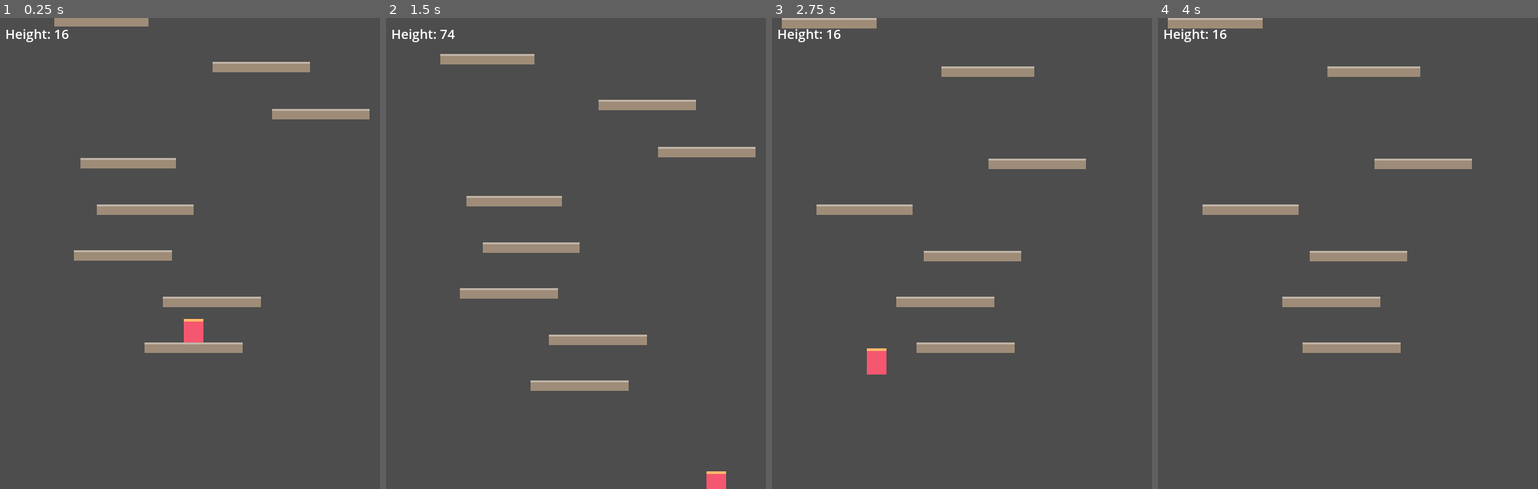
Above: before the commit, frames 1-4 (left to right).
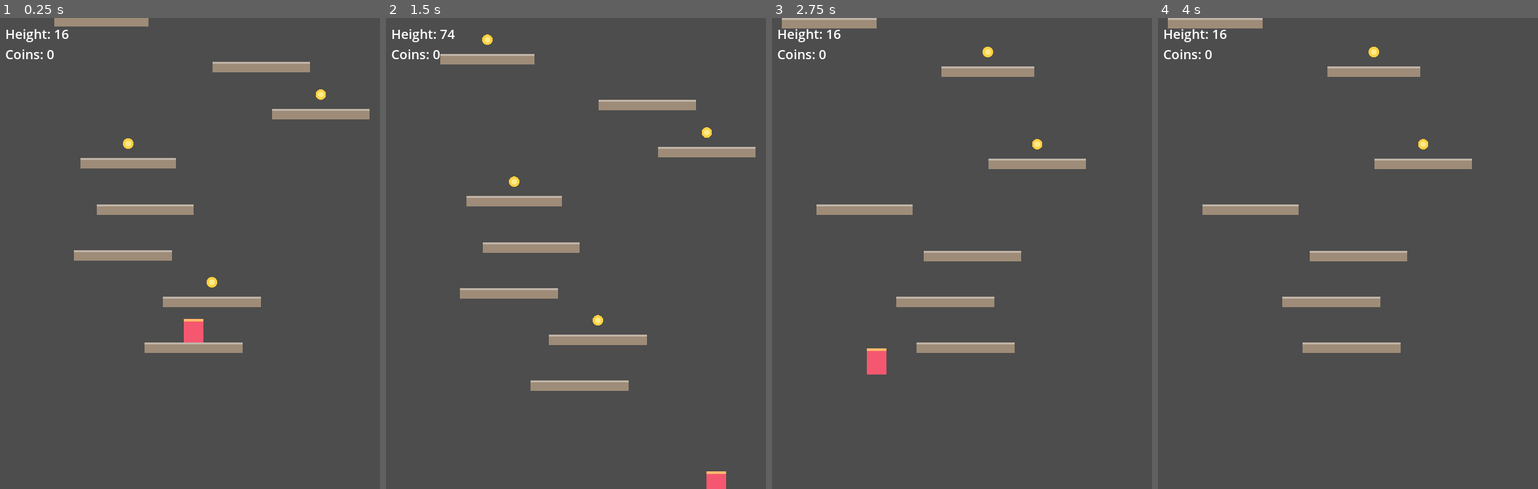
Above: after the commit, the same moments.

Repository: denrod25-del/lava-leap
Game: Godot game, scene res://scenes/boot.tscn
Same seed, same stepped clock (60 frames per second), same inputs: the game is played once before the commit and once after it.
Inputs:
- Up to frame 1 (0.25 s): no input
- Up to frame 2 (1.5 s): tap Enter at 0.5 s; hold D (move_right) from 0.53 s (still down); tap Shift (dash) at 0.6 s; tap Space (jump) at 0.77 s; tap S (fast_fall) at 1.35 s
- Up to frame 3 (2.75 s): tap Space (jump) at 1.52 s; release D (move_right) at 2.03 s; hold A (move_left) from 2.03 s (still down); tap K at 2.1 s
- Up to frame 4 (4 s): release A (move_left) at 2.78 s; hold D (move_right) from 2.78 s (still down); tap Shift (dash) at 2.85 s; tap Space (jump) at 3.02, 3.77 s; hold S (fast_fall) from 3.53 s (still down)

The runs differ from the first frame. In frame 1, 0.3% of the frame differs, in the area x 1-86%, y 6-58%; in frame 2, 0.3%, in the area x 1-86%, y 3-66%; in frame 3, 0.2%; in frame 4, 0.2%.

Commit message:
feat(godot): Phase 2a — collectible coins, crumbling platforms, score HUD
- actors/coin.gd: Area2D coin floating above coin-flagged platforms (parented
  to the platform so it moves/prunes with it); emits collected on player touch.
- platform.gd: crumbling platforms now actually crumble — first stood-on starts
  a 0.45s fuse, then the collision drops out and it fades away.
- game.gd: spawn coins on has_coin platforms, tally them, detect the platform
  underfoot via slide collisions to trigger crumble, HUD shows Height + Coins.

Next in Phase 2: enemies, power-ups, bounce pads, flow/combo, zones+backgrounds.

Co-Authored-By: Claude Opus 4.8 <noreply@anthropic.com>
Claude-Session: https://claude.ai/code/session_012oJfir7nW9hdV6jQEDwbSZ

Diff:
--- /dev/null
+++ b/godot/actors/coin.gd
@@ -0,0 +1,26 @@
+class_name Coin
+extends Area2D
+## A collectible coin that floats above a platform (parented to it, so it moves
+## and prunes with the platform). Emits `collected` when the player touches it.
+
+signal collected
+
+const RADIUS := 8.0
+
+func _ready() -> void:
+	var shape := CircleShape2D.new()
+	shape.radius = RADIUS
+	var col := CollisionShape2D.new()
+	col.shape = shape
+	add_child(col)
+	body_entered.connect(_on_body_entered)
+	queue_redraw()
+
+func _on_body_entered(body: Node) -> void:
+	if body is Player:
+		collected.emit()
+		queue_free()
+
+func _draw() -> void:
+	draw_circle(Vector2.ZERO, RADIUS, Color(1.0, 0.82, 0.25))
+	draw_circle(Vector2.ZERO, RADIUS * 0.55, Color(1.0, 0.92, 0.55))
--- a/godot/actors/platform.gd
+++ b/godot/actors/platform.gd
@@ -4,13 +4,15 @@
 ## AnimatableBody2D (not StaticBody2D) so a moving platform carries the player
 ## standing on it. One-way collision lets the player jump up THROUGH platforms
 ## and land on top — standard climber feel.
-##
-## Phase-1 scope: static + moving. "crumbling" is drawn distinctly but doesn't
-## crumble yet (Phase 2), so it currently behaves like a static platform.
+
+const CRUMBLE_DELAY := 0.45   # seconds after first stood-on before it drops away
 
 var desc: PlatformDesc
 var _origin_x: float
 var _time := 0.0
+var _col: CollisionShape2D
+var _crumbling := false
+var _crumble_t := 0.0
 
 func setup(d: PlatformDesc) -> void:
 	desc = d
@@ -19,11 +21,17 @@
 	sync_to_physics = true
 	var shape := RectangleShape2D.new()
 	shape.size = Vector2(d.width, Tuning.PLATFORM_H)
-	var col := CollisionShape2D.new()
-	col.shape = shape
-	col.one_way_collision = true
-	add_child(col)
+	_col = CollisionShape2D.new()
+	_col.shape = shape
+	_col.one_way_collision = true
+	add_child(_col)
 	queue_redraw()
+
+## Called by the game when the player is standing on this platform.
+func on_stood() -> void:
+	if desc != null and desc.type == "crumbling" and not _crumbling:
+		_crumbling = true
+		_crumble_t = CRUMBLE_DELAY
 
 func _physics_process(delta: float) -> void:
 	if desc != null and desc.is_moving():
@@ -31,6 +39,13 @@
 		# Smooth ping-pong of amplitude move_range; peak speed == move_speed.
 		var off := desc.move_range * sin(_time * desc.move_speed / desc.move_range)
 		position.x = _origin_x + off
+
+	if _crumbling:
+		_crumble_t -= delta
+		modulate.a = clampf(_crumble_t / CRUMBLE_DELAY, 0.15, 1.0)
+		if _crumble_t <= 0.0 and _col != null and not _col.disabled:
+			_col.set_deferred("disabled", true)   # drop the floor out from under
+			modulate.a = 0.0
 
 func _draw() -> void:
 	if desc == null:
--- a/godot/scenes/game.gd
+++ b/godot/scenes/game.gd
@@ -13,6 +13,7 @@
 var _stream: LevelStream
 var _plats: Dictionary = {}        # PlatformDesc.id -> Platform node
 var _max_height := 0.0
+var _coins := 0
 var _grace := 2.5              # seconds before the lava starts rising
 var _hud: Label
 
@@ -52,9 +53,15 @@
 
 	_sync_platforms()
 
+	# Start crumbling any crumbling platform the player is standing on.
+	for i in _player.get_slide_collision_count():
+		var c := _player.get_slide_collision(i)
+		if c.get_collider() is Platform and c.get_normal().y < -0.5:
+			(c.get_collider() as Platform).on_stood()
+
 	var climbed := maxf(0.0, Tuning.GROUND_Y - _player.position.y)
 	_max_height = maxf(_max_height, climbed)
-	_hud.text = "Height: %d" % int(_max_height)
+	_hud.text = "Height: %d\nCoins: %d" % [int(_max_height), _coins]
 
 	# Grace period at the start so you can settle + test movement before the lava
 	# becomes a threat.
@@ -74,7 +81,15 @@
 	var p := Platform.new()
 	add_child(p)
 	p.setup(d)
+	if d.has_coin:
+		var coin := Coin.new()
+		coin.position = Vector2(0.0, -Tuning.PLATFORM_H / 2.0 - 22.0)  # float above the top
+		coin.collected.connect(_on_coin)
+		p.add_child(coin)
 	_plats[d.id] = p
+
+func _on_coin() -> void:
+	_coins += 1
 
 func _sync_platforms() -> void:
 	var cam_top := _cam.position.y - Tuning.HEIGHT / 2.0
